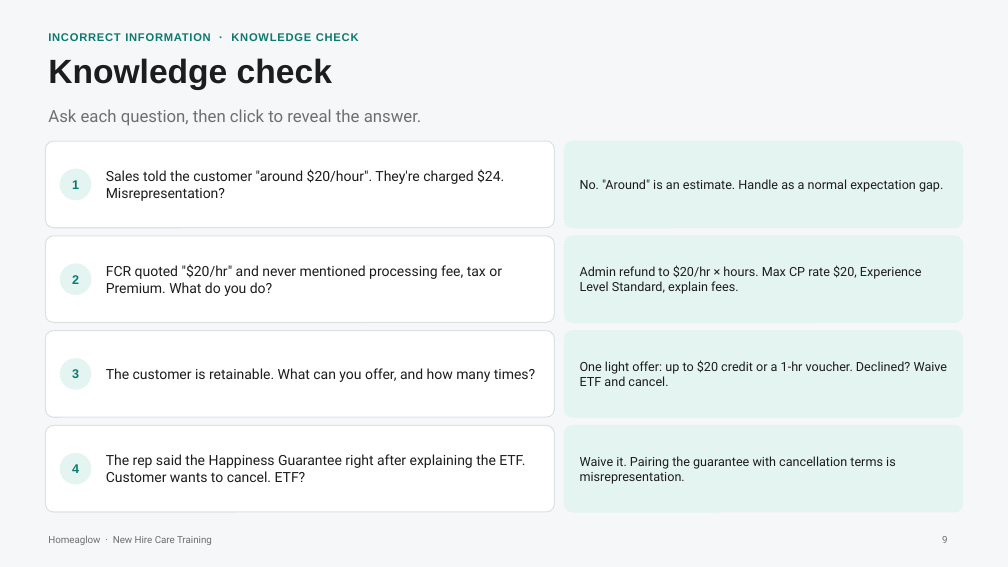
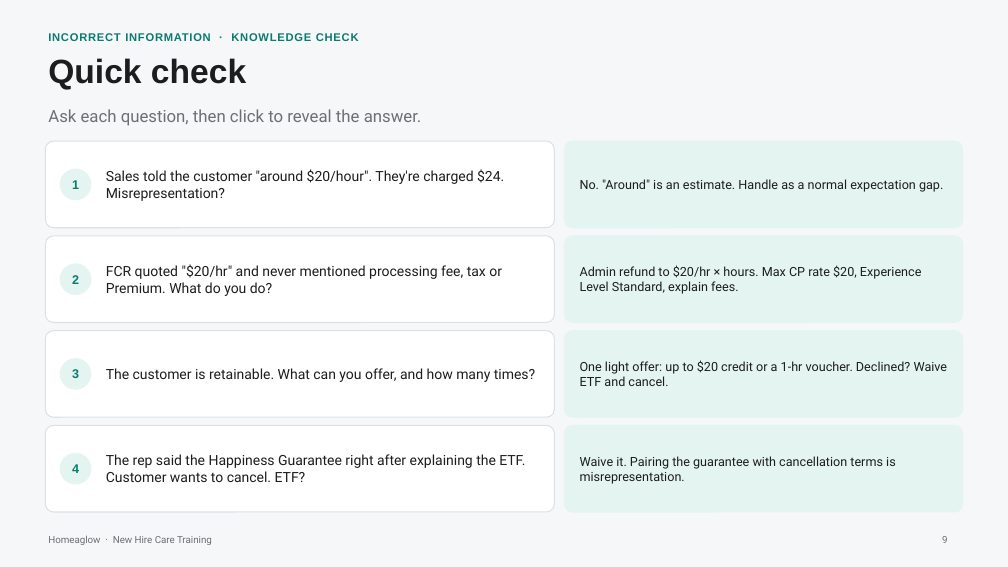
Before and after one commit to anjulimichelle/training, a slide deck: slide 9 of incorrect-info-lmc-lockout/incorrect-info-lmc-lockout.pptx. Drawn at 1008x567 pixels with LibreOffice and Linux fonts; fonts in the diff are those of the drawing. Boxes give left, top, right and bottom in pixels: in the first picture for what was removed or moved away, otherwise in the second. Text is boxed around its words. In the diff, an @@ line names an element or a change of style, - is before the commit and + after.

```diff
--- a/incorrect-info-lmc-lockout/incorrect-info-lmc-lockout.pptx
+++ b/incorrect-info-lmc-lockout/incorrect-info-lmc-lockout.pptx
@@ text at (48, 58, 246, 90): text changed @@
-Knowledge check
+Quick check
```
Also in this commit, not shown: 1 other slide changed, 1 other file.
